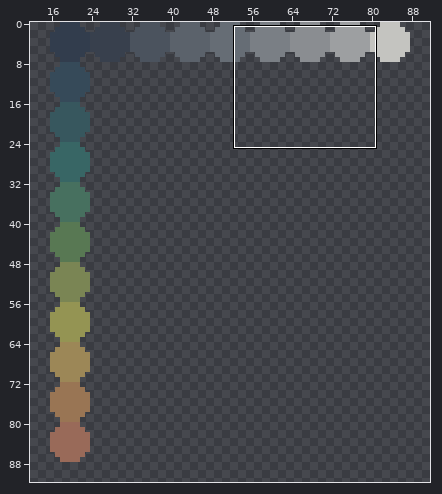
File history of a pixel-art file, res/color_palette.ase. The first picture is a wide view before the edit; the outline marks the close-up.
Close-up. Before the edit:
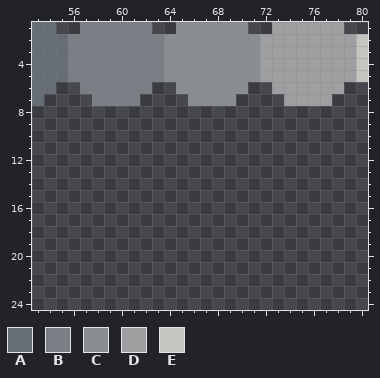
128x128 pixels, 1 frame. Shown: x 53..80, y 1..24. The wide view leaves out empty margins.
Palette (. is transparent): A #666d75  B #7a7f85  C #8a8d91  D #9d9fa1  E #c4c4c0
Pixels before, first column x 53:
1 AA..BBBBBB..CCCCCC..DDDDDD..
2 AAABBBBBBBBCCCCCCCCDDDDDDDDE
3 AAABBBBBBBBCCCCCCCCDDDDDDDDE
4 AAABBBBBBBBCCCCCCCCDDDDDDDDE
5 AAABBBBBBBBCCCCCCCCDDDDDDDDE
6 AA..BBBBBB..CCCCCC..DDDDDD..
7 A....BBBB....CCCC....DDDD...
Now the later version:
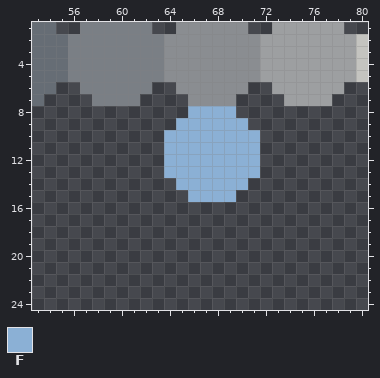
Colours new in this view: F #8bb0d5
From old to new:
y 8: x 66..69 .... -> FFFF
y 9: x 65..70 ...... -> FFFFFF
y 10..13: x 64..71 ........ -> FFFFFFFF
y 14: x 65..70 ...... -> FFFFFF
y 15: x 66..69 .... -> FFFF
Pixel boxes of the changes (left, top, right, bottom) in both close-ups:
added: (164, 106, 260, 202)
